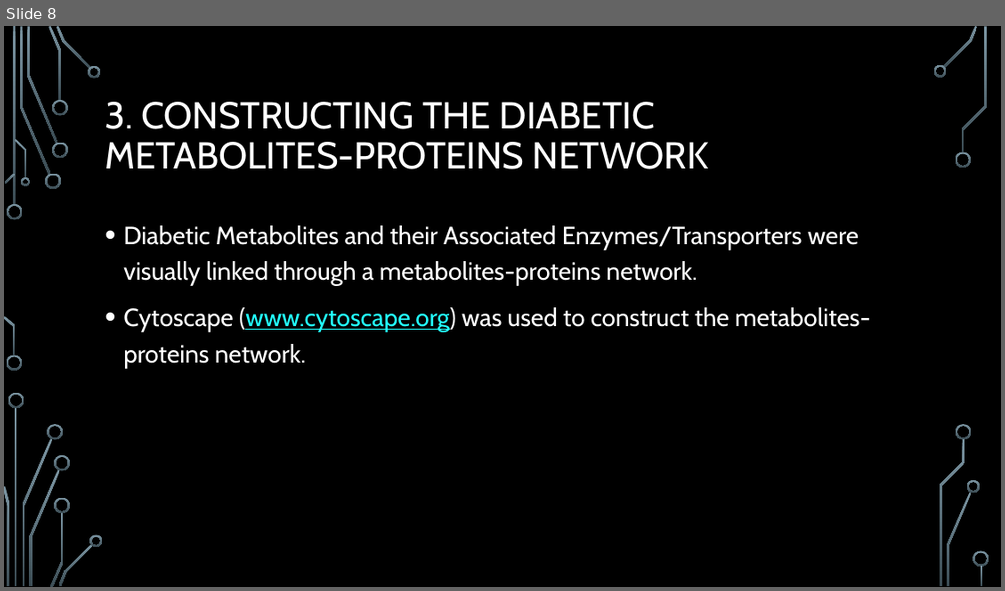
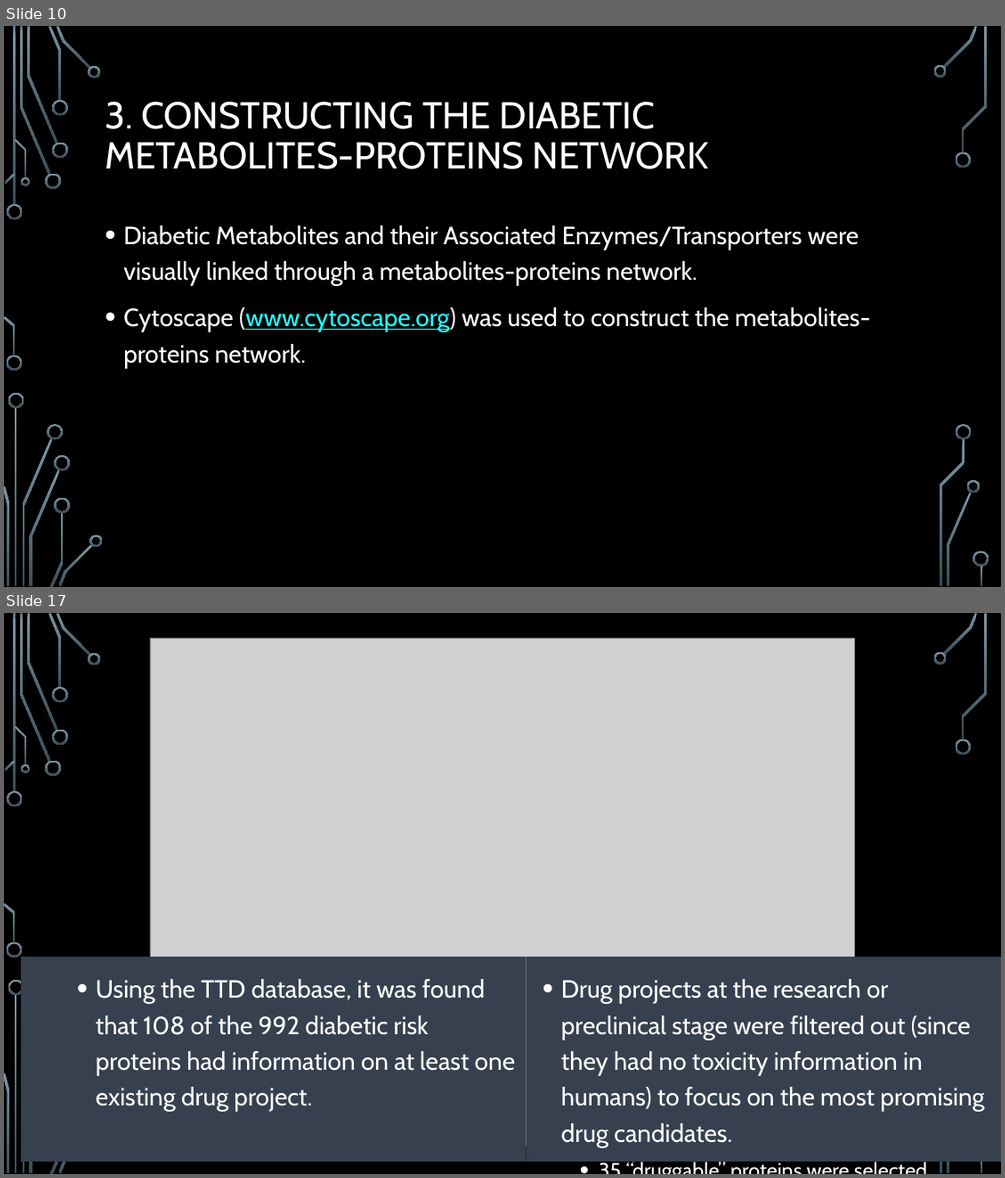
Before and after one commit to dtlehrer/repurp, a slide deck: KeyResources/Zhang_OmicsDataMining/Diabetes_2015/MethodsOverview_ZhangDiabetes.pptx. Shown one above the other, each under a label of ours: slide 8 before the commit, slides 10 and 17 after it; the slides between them are not shown. The pictures are 1005x591 and 1005x1178 pixels, drawn with LibreOffice and Linux fonts; fonts in the diff are those of the drawing; grey boxes stand for pictures; background and template pictures are left out. Boxes give left, top, right and bottom in pixels: in the first picture for what was removed or moved away, otherwise in the second. Text is boxed around its words. In the diff, an @@ line names an element or a change of style, - is before the commit and + after.

```diff
--- a/KeyResources/Zhang_OmicsDataMining/Diabetes_2015/MethodsOverview_ZhangDiabetes.pptx
+++ b/KeyResources/Zhang_OmicsDataMining/Diabetes_2015/MethodsOverview_ZhangDiabetes.pptx
@@ slide 17 added at (x1=4, y1=613, x2=1001, y2=1174), background picture (left out); not listed: 29 template elements that a slide beside it also shows @@
@@ picture added at (x1=150, y1=638, x2=855, y2=1145) @@
@@ rectangle added at (x1=21, y1=957, x2=526, y2=1161), fill #36404F @@
@@ rectangle added at (x1=526, y1=957, x2=1001, y2=1161), fill #36404F @@
@@ text added at (x1=96, y1=979, x2=515, y2=1111), 24 pt, text #FFFFFF @@
+• Using the TTD database, it was found that 108 of the 992 diabetic risk proteins had information on at least one existing drug project.
@@ text added at (x1=561, y1=979, x2=984, y2=1147), 24 pt, text #FFFFFF @@
+• Drug projects at the research or preclinical stage were filtered out (since they had no toxicity information in humans) to focus on the most promising drug candidates.
+  • 35 “druggable” proteins were selected
@@ what was slide 8 is now slide 10 @@
```
Also in this commit, not shown: 4 slides changed, 19 other slides added.
